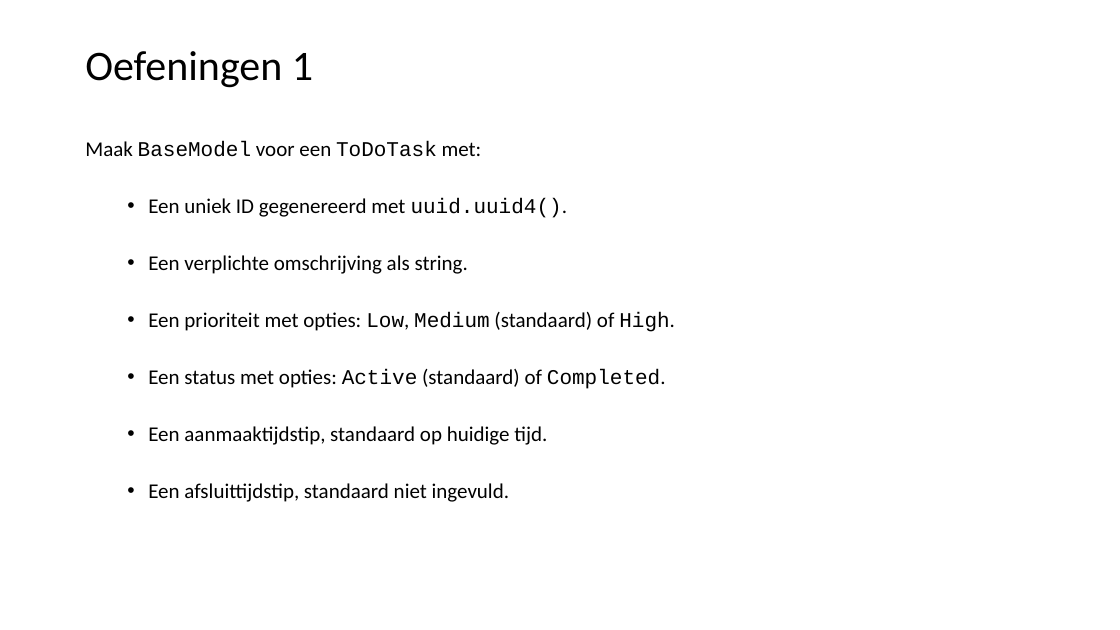
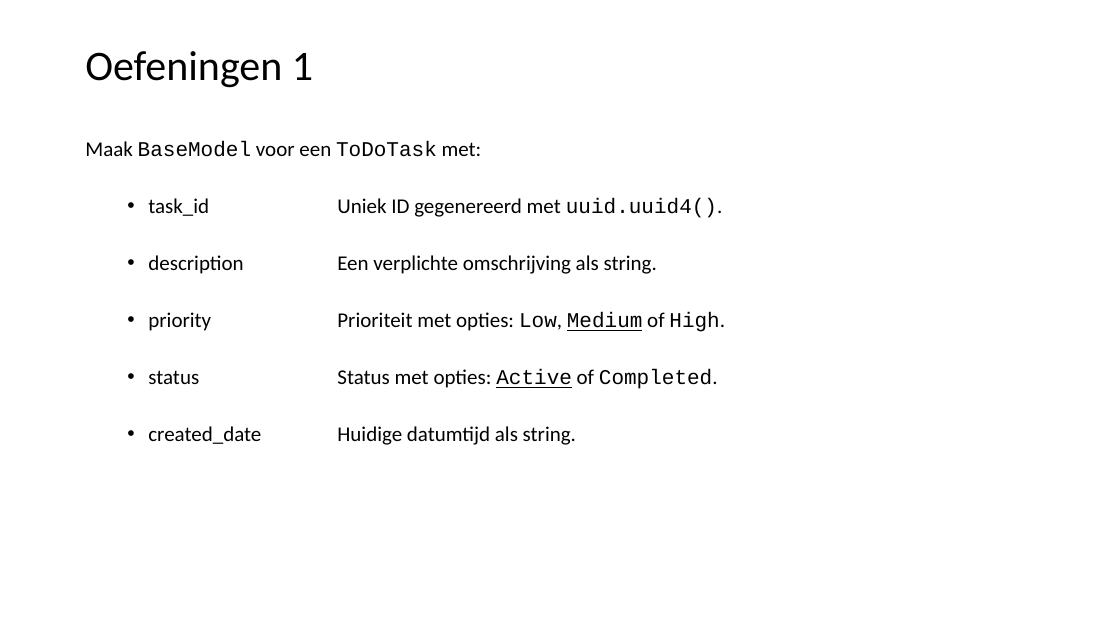
Before and after one commit to LFKoning/knowledge-sharing, a slide deck: slide 19 of python_course_4p/4_api_app/4_api_app.pptx (slide 17 before the commit). Drawn at 1120x630 pixels with LibreOffice and Linux fonts; fonts in the diff are those of the drawing. Boxes give left, top, right and bottom in pixels: in the first picture for what was removed or moved away, otherwise in the second. Text is boxed around its words. In the diff, an @@ line names an element or a change of style, - is before the commit and + after.

```diff
--- a/python_course_4p/4_api_app/4_api_app.pptx
+++ b/python_course_4p/4_api_app/4_api_app.pptx
@@ text at box(148, 198, 725, 445): text changed @@
-  • Een uniek ID gegenereerd met uuid.uuid4().
-  • Een verplichte omschrijving als string.
-  • Een prioriteit met opties: Low, Medium (standaard) of High.
-  • Een status met opties: Active (standaard) of Completed.
-  • Een aanmaaktijdstip, standaard op huidige tijd.
-  • Een afsluittijdstip, standaard niet ingevuld.
+  • task_id Uniek ID gegenereerd met uuid.uuid4().
+  • description Een verplichte omschrijving als string.
+  • priority Prioriteit met opties: Low, Medium of High.
+  • status Status met opties: Active of Completed.
+  • created_date Huidige datumtijd als string.
```
Also in this commit, not shown: 21 other slides changed, 5 slides added, 1 slide removed, 7 other files.
